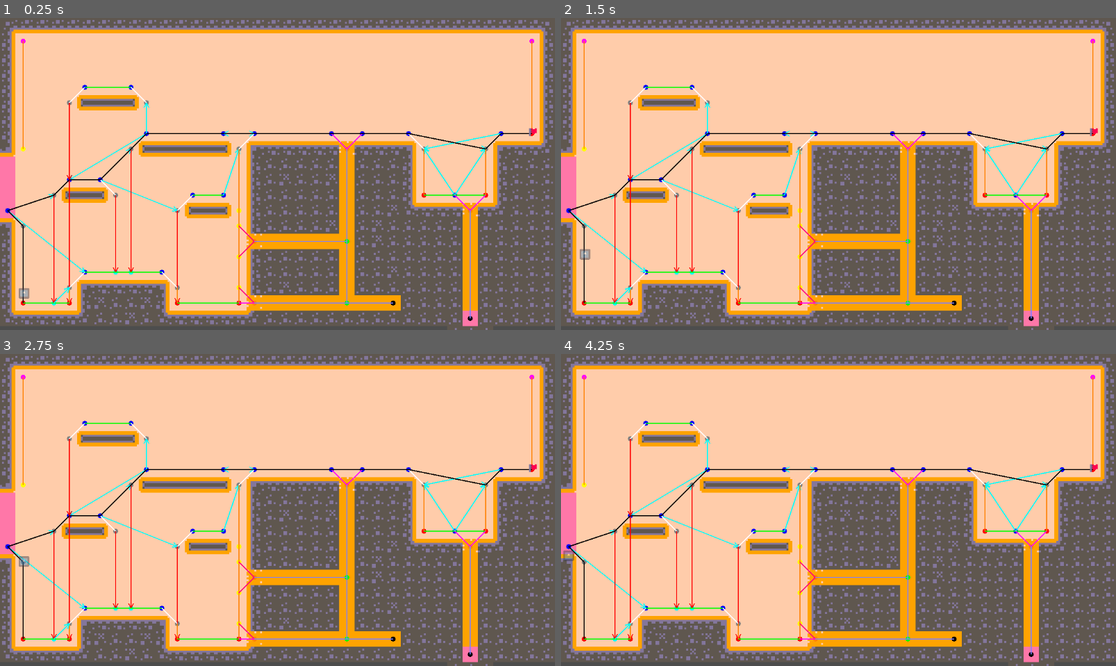
Above: before the commit, frames 1-4 (two rows, left to right).
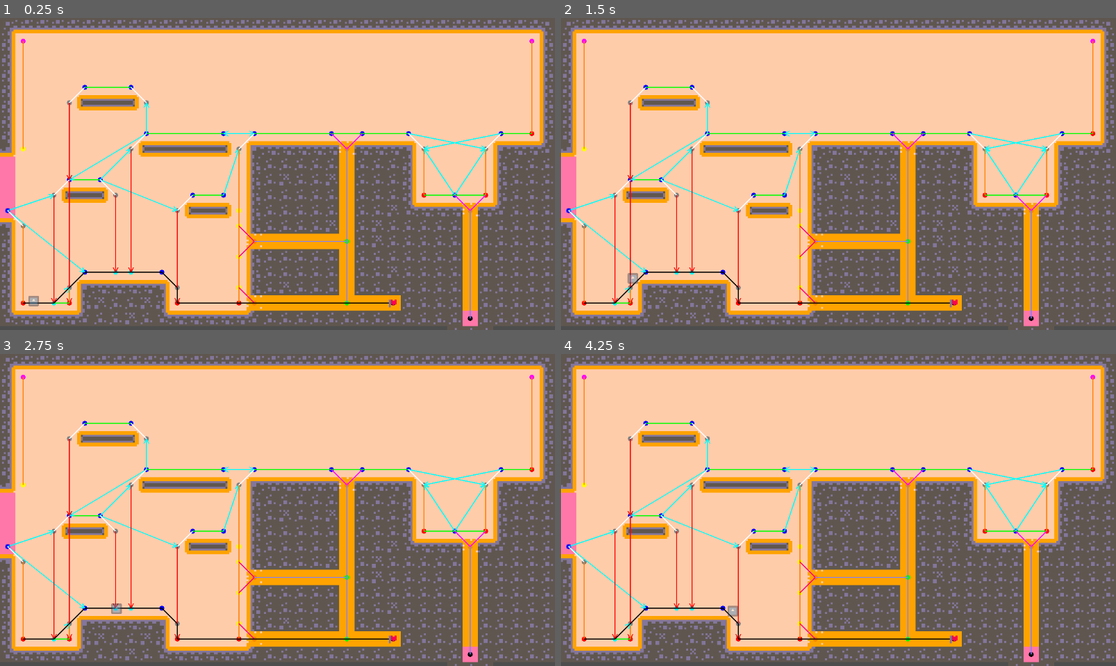
Above: after the commit, the same moments.

Repository: marolmmar1/TFG
Game: Godot game, scene res://Develop/Bioma.tscn
Two runs of this game, one before a commit and one after it. Both use one fixed random seed, a clock stepped at 60 frames per second and the inputs below. The engine's default icon, where the game draws it, is replaced by a stand-in: a white triangle on a blue panel in a dark square.
Inputs:
- Up to frame 1 (0.25 s): no input
- Up to frame 2 (1.5 s): no input
- Up to frame 3 (2.75 s): tap Enter at 2 s
- Up to frame 4 (4.25 s): tap Space at 2.75 s

The runs differ from the first frame. In frame 1, 1.0% of the frame differs, in the area x 1-97%, y 35-93%; in frame 2, 1.0%; in frame 3, 1.0%; in frame 4, 1.1%, in the area x 0-97%, y 35-93%.

Commit message:
decided to use procedural anims so I've changed some movement states to use continous movement and simplified them

Diff:
--- a/Creatures/GroundCreature/ground_creature.gd
+++ b/Creatures/GroundCreature/ground_creature.gd
@@ -57,6 +57,19 @@
 
 	return false
 
+func check_corner(corner: Vector2i) -> bool:
+	if corner == Vector2i(1, 1):
+		return dr_raycast.is_colliding()
+	elif corner == Vector2i(-1, 1):
+		return dl_raycast.is_colliding()
+	elif corner == Vector2i(1, -1):
+		return ur_raycast.is_colliding()
+	elif corner == Vector2i(-1, -1):
+		return ul_raycast.is_colliding()
+	else:
+		return false
+
+
 func get_wall_dir() -> Vector2: #TODO do something if both
 	if left_raycast.is_colliding():
 		return Vector2.LEFT
--- a/Creatures/GroundCreature/ground_creature_ai.gd
+++ b/Creatures/GroundCreature/ground_creature_ai.gd
@@ -1,6 +1,6 @@
 extends Node2D
 
-@export var detect_node_dist: float = 10.0
+@export var detect_node_dist: float = 5.0
 @export var unnecessary_jump_threshold: float = 25.0
 
 var astar_graph: Node2D
--- a/Creatures/States/switch_climbing_state.gd
+++ b/Creatures/States/switch_climbing_state.gd
@@ -1,82 +1,32 @@
 extends State
 
-@export var max_threshold: int = 50 #Tile size + some tolerance #HACK
-@export var min_threshold: int = 25 #Tile size - some tolerance
-@export var anim_duration: float = 1.0 #TODO get this from the sprite animator
-@export var fix_pos_speed: float = 100
+@export var speed: float = 65.0
 
-@onready var idle_state = $"../Idle"
-@onready var idle_climb_state = $"../IdleClimb"
+@onready var fall_state = $"../Fall"
 
-var anim_time := 0.0
 var target_node
-var source_node
-var final_state
-var completed := false
+var movement_normal
 
 func enter(vars):
 	target_node = vars["target node"] as Vector2
-	source_node = vars["source node"] as Vector2
 
-	if target_node.y < controller.position.y: #Why y in godot 2d is down? aaaaaaaaaa
-		final_state = idle_state
-	else:
-		final_state = idle_climb_state
-
-
-	locked = true
-	completed = false
-	anim_time = 0.0
-
+	movement_normal = Vector2i(round((target_node - controller.position).normalized().x), round(-(target_node - controller.position).normalized().y))
 
 func check_conditions(vars) -> bool:
-	if not (controller.check_is_on_wall() or controller.check_is_on_floor()):
-		return false
+	var _target_node = vars["target node"] as Vector2
 
-	var _target_node = vars["target node"] as Vector2
-	if _target_node and abs(controller.position.x - _target_node.x) > min_threshold and abs(controller.position.y - _target_node.y) > min_threshold \
-		and controller.position.distance_to(_target_node) < sqrt(max_threshold * max_threshold + max_threshold * max_threshold):
-		return true
-
-	return false
+	# Differentiate between going to climb and going to walk
+	if _target_node.y < controller.position.y:
+		return controller.check_is_on_wall()
+	else:
+		return controller.check_is_on_floor()
 
 
 func tick(delta):
 
-	if not completed:
-		anim_time += delta
+	if not controller.check_corner(movement_normal):
+		on_change_state.emit(fall_state, {})
 
-		if anim_time < 0.1: # Time to get into position
-			# Sprite anim
-			if controller.check_is_on_wall():
-				controller.velocity = Vector2(0, source_node.y - controller.position.y).normalized() * fix_pos_speed
-			else:
-				controller.velocity = Vector2(source_node.x - controller.position.x, 0).normalized() * fix_pos_speed
+	controller.velocity = (target_node - controller.position).normalized() * speed
 
-			controller.move_and_slide()
-
-		elif anim_time < anim_duration + 0.1:
-			# Move towards target node
-			# Sprite anim
-			controller.velocity = Vector2.ZERO
-
-		else:
-			# Animation complete
-
-			controller.position = target_node
-			completed = true
-
-	else:
-		#Fix position
-
-		if final_state == idle_climb_state and not controller.check_is_on_wall():
-			controller.velocity.x = fix_pos_speed if (target_node.x - source_node.x) < 0 else -fix_pos_speed
-			controller.move_and_slide()
-		elif final_state == idle_state and not controller.check_is_on_floor():
-			controller.velocity.y = fix_pos_speed
-			controller.move_and_slide()
-
-		else:
-			# Release state
-			locked = false
-			on_change_state.emit(final_state, {})
+	controller.move_and_slide()
--- a/Creatures/States/switch_crawl_climb_state.gd
+++ b/Creatures/States/switch_crawl_climb_state.gd
@@ -1,88 +1,35 @@
 extends State
 
-@export var max_threshold: int = 40 #Tile size + some tolerance #HACK
-@export var min_threshold: int = 25 #Tile size - some tolerance
-@export var anim_duration: float = 1.0 #TODO get this from the sprite animator
-@export var fix_pos_speed: float = 100
+@export var speed: float = 65.0
 
-@onready var idle_climb_state = $"../IdleClimb"
-@onready var idle_crawl_state = $"../IdleCrawl"
+@onready var fall_state = $"../Fall"
 
-var anim_time := 0.0
 var target_node
-var source_node
-var final_state
-var in_corner: bool
-var completed := false
+var movement_normal
 
 func enter(vars):
 	target_node = vars["target node"] as Vector2
-	source_node = vars["source node"] as Vector2
 
-	if abs(target_node.x - source_node.x) > min_threshold and abs(target_node.y - source_node.y) > min_threshold:
-		in_corner = true
-	else:
-		in_corner = false
+	movement_normal = Vector2i(round((target_node - controller.position).normalized().x), round(-(target_node - controller.position).normalized().y))
 
-	if vars["current state"] == "crawl":
-		final_state = idle_climb_state
-	else:
-		final_state = idle_crawl_state
+	controller.set_collision_for_tunnel(false)
 
-	locked = true
-	completed = false
-	anim_time = 0.0
+func exit():
+	controller.set_collision_for_tunnel(true)
 
 
 func check_conditions(vars) -> bool:
-	if not (controller.check_is_on_wall() or controller.check_is_on_floor()):
+	if not (controller.check_is_on_wall() or controller.check_is_on_tunnel()):
 		return false
 
-	var _target_node = vars["target node"] as Vector2
-	if _target_node and abs(controller.position.x - _target_node.x) > min_threshold and abs(controller.position.y - _target_node.y) > min_threshold \
-		or abs(controller.position.x - _target_node.x) < max_threshold and abs(controller.position.y - _target_node.y) < max_threshold:
-		return true
-
-	return false
+	return true
 
 
 func tick(delta):
 
-	if not completed:
-		anim_time += delta
+	if not (controller.check_corner(movement_normal) or controller.check_is_on_tunnel() or controller.check_is_on_wall()):
+		on_change_state.emit(fall_state, {})
 
-		if anim_time < 0.1: # Time to get into position
-			# Sprite anim
-			if final_state == idle_crawl_state:
-				controller.velocity = Vector2(source_node.x - controller.position.x, 0).normalized() * fix_pos_speed
-			else:
-				controller.velocity = (source_node - controller.position).normalized() * fix_pos_speed
+	controller.velocity = (target_node - controller.position).normalized() * speed
 
-			controller.move_and_slide()
-
-		elif anim_time < anim_duration + 0.1:
-			# Move towards target node
-			# Sprite anim
-			controller.velocity = Vector2.ZERO
-
-		else:
-			# Animation complete
-			if final_state == idle_crawl_state:
-				controller.set_collision_for_tunnel(false)
-			else:
-				controller.set_collision_for_tunnel(true)
-
-			controller.position = target_node
-			completed = true
-
-	else:
-		#Fix position
-
-		if final_state == idle_climb_state and not controller.check_is_on_wall():
-			controller.velocity.x = fix_pos_speed if (target_node.x - source_node.x) < 0 else -fix_pos_speed
-			controller.move_and_slide()
-
-		else:
-			# Release state
-			locked = false
-			on_change_state.emit(final_state, {})
+	controller.move_and_slide()
--- a/Creatures/States/switch_crawl_walk_state.gd
+++ b/Creatures/States/switch_crawl_walk_state.gd
@@ -1,88 +1,35 @@
 extends State
 
-@export var max_threshold: int = 40 #Tile size + some tolerance #HACK
-@export var min_threshold: int = 25 #Tile size - some tolerance
-@export var anim_duration: float = 1.0 #TODO get this from the sprite animator
-@export var fix_pos_speed: float = 100
+@export var speed: float = 65.0
 
-@onready var idle_state = $"../Idle"
-@onready var idle_crawl_state = $"../IdleCrawl"
+@onready var fall_state = $"../Fall"
 
-var anim_time := 0.0
 var target_node
-var source_node
-var final_state
-var in_corner: bool
-var completed := false
+var movement_normal
 
 func enter(vars):
 	target_node = vars["target node"] as Vector2
-	source_node = vars["source node"] as Vector2
 
-	if abs(target_node.x - source_node.x) > min_threshold and abs(target_node.y - source_node.y) > min_threshold:
-		in_corner = true
-	else:
-		in_corner = false
+	movement_normal = Vector2i(round((target_node - controller.position).normalized().x), round(-(target_node - controller.position).normalized().y))
 
-	if vars["current state"] == "crawl":
-		final_state = idle_state
-	else:
-		final_state = idle_crawl_state
+	controller.set_collision_for_tunnel(false)
 
-	locked = true
-	completed = false
-	anim_time = 0.0
+func exit():
+	controller.set_collision_for_tunnel(true)
 
 
 func check_conditions(vars) -> bool:
-	if not (controller.check_is_on_wall() or controller.check_is_on_floor()):
+	if not (controller.check_is_on_floor() or controller.check_is_on_tunnel()):
 		return false
 
-	var _target_node = vars["target node"] as Vector2
-	if _target_node and abs(controller.position.x - _target_node.x) > min_threshold and abs(controller.position.y - _target_node.y) > min_threshold \
-		or abs(controller.position.x - _target_node.x) < max_threshold and abs(controller.position.y - _target_node.y) < max_threshold:
-		return true
-
-	return false
+	return true
 
 
 func tick(delta):
 
-	if not completed:
-		anim_time += delta
+	if not (controller.check_corner(movement_normal) or controller.check_is_on_tunnel() or controller.check_is_on_floor()):
+		on_change_state.emit(fall_state, {})
 
-		if anim_time < 0.1: # Time to get into position
-			# Sprite anim
-			if final_state == idle_crawl_state:
-				controller.velocity = Vector2(source_node.x - controller.position.x, 0).normalized() * fix_pos_speed
-			else:
-				controller.velocity = (source_node - controller.position).normalized() * fix_pos_speed
+	controller.velocity = (target_node - controller.position).normalized() * speed
 
-			controller.move_and_slide()
-
-		elif anim_time < anim_duration + 0.1:
-			# Move towards target node
-			# Sprite anim
-			controller.velocity = Vector2.ZERO
-
-		else:
-			# Animation complete
-			if final_state == idle_crawl_state:
-				controller.set_collision_for_tunnel(false)
-			else:
-				controller.set_collision_for_tunnel(true)
-
-			controller.position = target_node
-			completed = true
-
-	else:
-		#Fix position
-		print("Fixing position")
-		if final_state == idle_state and not controller.check_is_on_floor():
-			controller.velocity.y = fix_pos_speed
-			controller.move_and_slide()
-
-		else:
-			# Release state
-			locked = false
-			on_change_state.emit(final_state, {})
+	controller.move_and_slide()
--- a/Develop/Bioma.tscn
+++ b/Develop/Bioma.tscn
@@ -18,11 +18,9 @@
 
 [node name="AStar" parent="." node_paths=PackedStringArray("tilemap") instance=ExtResource("2_hqvih")]
 tilemap = NodePath("../TileMap")
-horizontal_jump_dist = 4
-vertical_jump_dist = 3
 
 [node name="DebugTarget" type="Node2D" parent="."]
-position = Vector2(1106, 229)
+position = Vector2(815, 585)
 
 [node name="Sprite2D" type="Sprite2D" parent="DebugTarget"]
 texture_filter = 1
